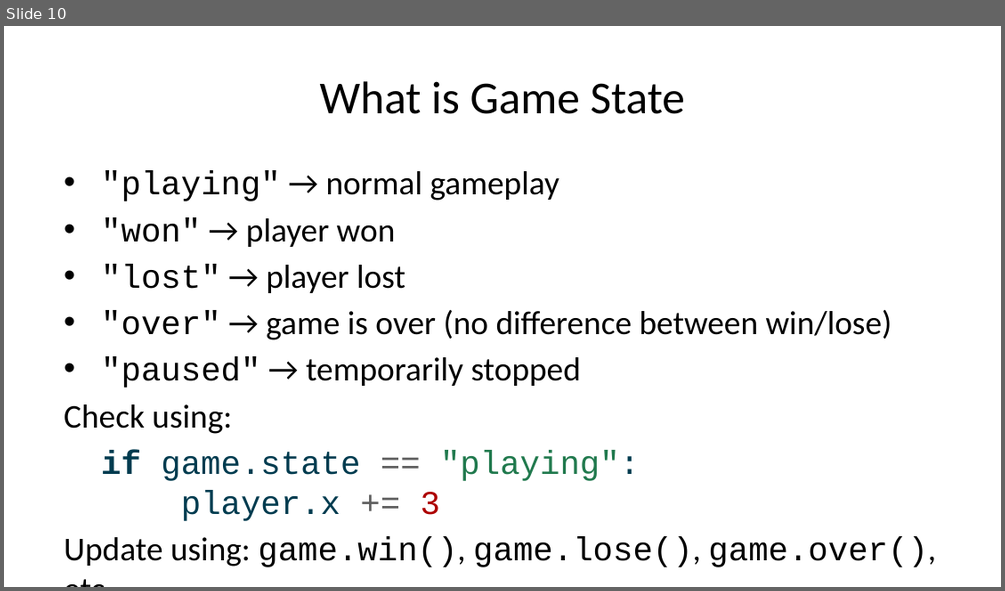
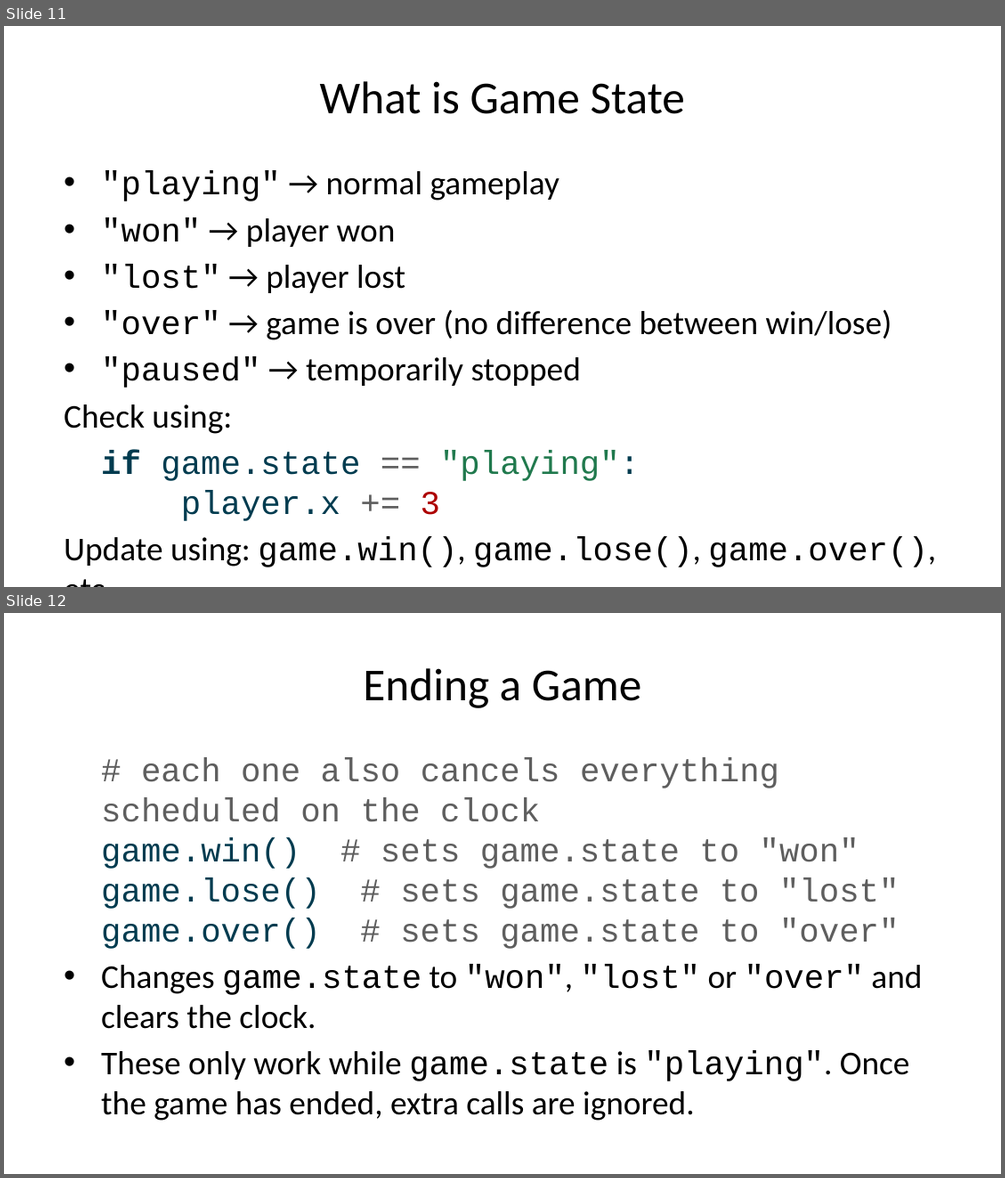
Before and after one commit to mjdargen/cs4040, a slide deck: course/u3m3/u3m3-slides.pptx. Shown one above the other, each under a label of ours: slide 10 before the commit, slides 11 and 12 after it. The pictures are 1005x591 and 1005x1178 pixels, drawn with LibreOffice and Linux fonts; fonts in the diff are those of the drawing. Boxes give left, top, right and bottom in pixels: in the first picture for what was removed or moved away, otherwise in the second. Text is boxed around its words. In the diff, an @@ line names an element or a change of style, - is before the commit and + after.

```diff
--- a/course/u3m3/u3m3-slides.pptx
+++ b/course/u3m3/u3m3-slides.pptx
@@ slide 12 added at [4,613,1001,1174], background #FFFFFF @@
@@ title added at [363,668,641,708], 33 pt, text #000000 @@
+Ending a Game
@@ text added at [101,758,922,1120], 24 pt, text #000000 @@
+# each one also cancels everything scheduled on the clock
+game.win() # sets game.state to "won"
+game.lose() # sets game.state to "lost"
+game.over() # sets game.state to "over"
+• Changes game.state to "won", "lost" or "over" and clears the clock.
+• These only work while game.state is "playing". Once the game has ended, extra calls are ignored.
@@ what was slide 10 is now slide 11 @@
```
Also in this commit, not shown: 5 slides changed, 3 other slides added, 18 other files.
